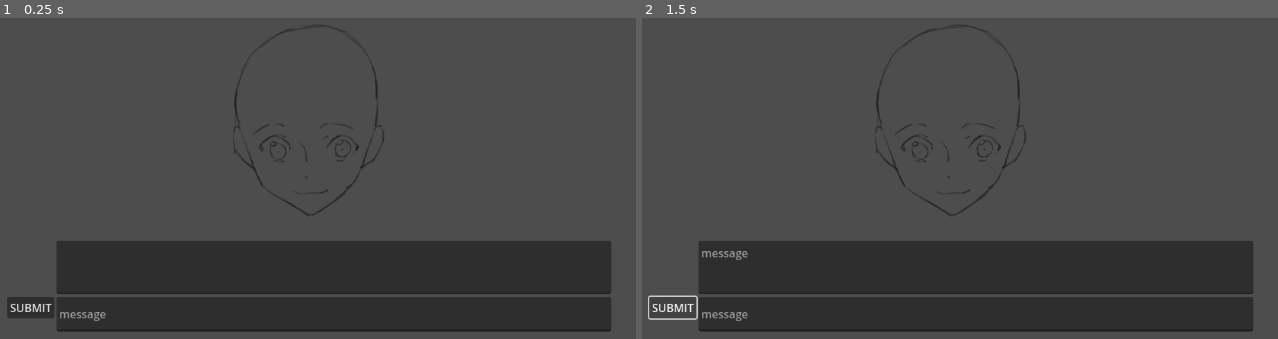
Above: before the commit, frames 1-2 (left to right).
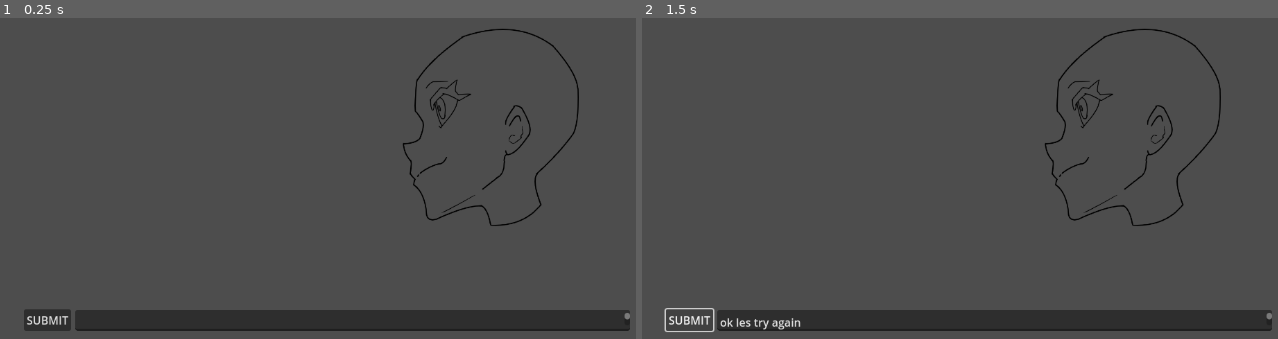
Above: after the commit, the same moments.

Repository: Dareo/AnameGenerator
Game: Godot game, scene res://GenTest.tscn
Same seed, same stepped clock (60 frames per second), same inputs: the game is played once before the commit and once after it. Before the commit the project starts from res://AnimTest.tscn.
Inputs:
- Up to frame 1 (0.25 s): no input
- Up to frame 2 (1.5 s): click "SUBMIT" at 0.5 s; click "SUBMIT" at 1.25 s

The runs differ from the first frame. In frame 1, 20% of the frame differs, in the area x 1-100%, y 2-98%; in frame 2, 20%.

Commit message:
fix talk text

Diff:
--- /dev/null
+++ b/GenTest.tscn
@@ -0,0 +1,176 @@
+[gd_scene load_steps=15 format=3 uid="uid://d3421a2kh1l41"]
+
+[ext_resource type="Texture2D" uid="uid://dugjaq52b075p" path="res://Steve_sStuff/LastSheet/H3.png" id="1_i17vo"]
+[ext_resource type="Texture2D" uid="uid://gax8krj23is3" path="res://Steve_sStuff/LastSheet/M2.png" id="2_slsjp"]
+[ext_resource type="Script" uid="uid://x3mptm3fotn" path="res://doMouthStuff.gd" id="3_bvp4q"]
+[ext_resource type="Texture2D" uid="uid://chaihffgba7fd" path="res://Steve_sStuff/LastSheet/E2.png" id="3_r1ndh"]
+[ext_resource type="Script" uid="uid://cmku5u73rxtcj" path="res://text_to_talk.gd" id="5_layk6"]
+[ext_resource type="Script" uid="uid://bj3jfmrsd2tvj" path="res://talkHud.gd" id="6_mgv6h"]
+
+[sub_resource type="Animation" id="Animation_slsjp"]
+length = 0.001
+tracks/0/type = "value"
+tracks/0/imported = false
+tracks/0/enabled = true
+tracks/0/path = NodePath(".:frame")
+tracks/0/interp = 1
+tracks/0/loop_wrap = true
+tracks/0/keys = {
+"times": PackedFloat32Array(0),
+"transitions": PackedFloat32Array(1),
+"update": 1,
+"values": [0]
+}
+
+[sub_resource type="Animation" id="Animation_i17vo"]
+resource_name = "TalkIdle"
+length = 0.1
+tracks/0/type = "value"
+tracks/0/imported = false
+tracks/0/enabled = true
+tracks/0/path = NodePath(".:frame")
+tracks/0/interp = 1
+tracks/0/loop_wrap = true
+tracks/0/keys = {
+"times": PackedFloat32Array(0.0333333),
+"transitions": PackedFloat32Array(1),
+"update": 1,
+"values": [0]
+}
+
+[sub_resource type="Animation" id="Animation_r1ndh"]
+resource_name = "Talking"
+length = 2.0635
+loop_mode = 1
+tracks/0/type = "value"
+tracks/0/imported = false
+tracks/0/enabled = true
+tracks/0/path = NodePath(".:frame")
+tracks/0/interp = 1
+tracks/0/loop_wrap = true
+tracks/0/keys = {
+"times": PackedFloat32Array(0.0333333, 0.166667, 0.366667, 0.666667, 1.06667, 1.36667, 1.73333),
+"transitions": PackedFloat32Array(1, 1, 1, 1, 1, 1, 1),
+"update": 1,
+"values": [2, 0, 1, 0, 1, 2, 0]
+}
+
+[sub_resource type="AnimationLibrary" id="AnimationLibrary_bvp4q"]
+_data = {
+&"RESET": SubResource("Animation_slsjp"),
+&"TalkIdle": SubResource("Animation_i17vo"),
+&"Talking": SubResource("Animation_r1ndh")
+}
+
+[sub_resource type="Animation" id="Animation_bvp4q"]
+resource_name = "EyeIdle"
+length = 0.2
+tracks/0/type = "value"
+tracks/0/imported = false
+tracks/0/enabled = true
+tracks/0/path = NodePath(".:frame")
+tracks/0/interp = 1
+tracks/0/loop_wrap = true
+tracks/0/keys = {
+"times": PackedFloat32Array(0),
+"transitions": PackedFloat32Array(1),
+"update": 1,
+"values": [1]
+}
+
+[sub_resource type="Animation" id="Animation_layk6"]
+length = 0.001
+tracks/0/type = "value"
+tracks/0/imported = false
+tracks/0/enabled = true
+tracks/0/path = NodePath(".:frame")
+tracks/0/interp = 1
+tracks/0/loop_wrap = true
+tracks/0/keys = {
+"times": PackedFloat32Array(0),
+"transitions": PackedFloat32Array(1),
+"update": 1,
+"values": [1]
+}
+
+[sub_resource type="Animation" id="Animation_mgv6h"]
+resource_name = "EyeBlink"
+length = 0.5
+loop_mode = 1
+tracks/0/type = "value"
+tracks/0/imported = false
+tracks/0/enabled = true
+tracks/0/path = NodePath(".:frame")
+tracks/0/interp = 1
+tracks/0/loop_wrap = true
+tracks/0/keys = {
+"times": PackedFloat32Array(0.0333333, 0.266667),
+"transitions": PackedFloat32Array(1, 1),
+"update": 1,
+"values": [0, 1]
+}
+
+[sub_resource type="AnimationLibrary" id="AnimationLibrary_e1s5l"]
+_data = {
+&"EyeBlink": SubResource("Animation_mgv6h"),
+&"EyeIdle": SubResource("Animation_bvp4q"),
+&"RESET": SubResource("Animation_layk6")
+}
+
+[node name="Node2D" type="Node2D"]
+
+[node name="Head" type="Sprite2D" parent="."]
+position = Vector2(281, 0)
+scale = Vector2(0.56, 0.56)
+texture = ExtResource("1_i17vo")
+
+[node name="Mouth" type="Sprite2D" parent="."]
+position = Vector2(281, 0)
+scale = Vector2(0.56, 0.56)
+texture = ExtResource("2_slsjp")
+hframes = 3
+script = ExtResource("3_bvp4q")
+
+[node name="MouthAnimator2" type="AnimationPlayer" parent="Mouth"]
+libraries = {
+&"": SubResource("AnimationLibrary_bvp4q")
+}
+speed_scale = 1.559
+
+[node name="Eye" type="Sprite2D" parent="."]
+position = Vector2(281, 0)
+scale = Vector2(0.56, 0.56)
+texture = ExtResource("3_r1ndh")
+hframes = 2
+frame = 1
+
+[node name="EyeAnimator" type="AnimationPlayer" parent="Eye"]
+libraries = {
+&"": SubResource("AnimationLibrary_e1s5l")
+}
+
+[node name="TextToTalk" type="Node2D" parent="."]
+script = ExtResource("5_layk6")
+
+[node name="HTTPRequestElevenLabs" type="HTTPRequest" parent="TextToTalk"]
+
+[node name="Node2D" type="Node2D" parent="."]
+script = ExtResource("6_mgv6h")
+
+[node name="Button" type="Button" parent="Node2D"]
+offset_left = -406.0
+offset_top = 261.0
+offset_right = -338.0
+offset_bottom = 292.0
+text = "SUBMIT"
+
+[node name="TextEdit" type="TextEdit" parent="Node2D"]
+offset_left = -332.0
+offset_top = 262.0
+offset_right = 468.0
+offset_bottom = 292.0
+
+[node name="Camera2D" type="Camera2D" parent="."]
+
+[connection signal="pressed" from="Node2D/Button" to="Node2D" method="_on_button_pressed"]
+[connection signal="text_changed" from="Node2D/TextEdit" to="Node2D" method="_on_text_edit_text_changed"]
--- /dev/null
+++ b/doMouthStuff.gd
@@ -0,0 +1,16 @@
+extends Sprite2D
+
+@onready var mouth_animator_2: AnimationPlayer = $MouthAnimator2
+@onready var eye: Sprite2D = $"../Eye"
+
+
+
+
+func _ready():
+	mouth_animator_2.play("TalkIdle")
+
+func doTalking(msg: String,delay: float, time: float) -> void:
+	await get_tree().create_timer(delay ).timeout
+	mouth_animator_2.play("Talking")
+	await get_tree().create_timer(time).timeout
+	mouth_animator_2.play("TalkIdle")
--- a/project.godot
+++ b/project.godot
@@ -11,6 +11,6 @@
 [application]
 
 config/name="AnameGenerator"
-run/main_scene="uid://b1vg81nueltj8"
+run/main_scene="uid://d3421a2kh1l41"
 config/features=PackedStringArray("4.4", "Forward Plus")
 config/icon="res://icon.svg"
--- /dev/null
+++ b/talkHud.gd
@@ -0,0 +1,64 @@
+extends Node2D
+
+
+@onready var mouth: Sprite2D = $"../Mouth"
+
+
+
+@onready var button: Button = $Button
+@onready var text_edit: TextEdit = $TextEdit
+@onready var text_to_talk: Node2D = $"../TextToTalk"
+
+
+# [Time][1234] for text information the indication of time and amount
+var msg: String
+var msgTime: float
+var result
+var cleaned_msg
+var time
+
+func _ready():
+	button.pressed.connect(_on_button_pressed)
+	msg = "ok les try again"
+
+
+func _on_button_pressed() -> void:
+	text_edit.text = msg
+	$"../TextToTalk".text_to_speech(msg)
+	$"../Mouth".doTalking(msg,$"../TextToTalk".totalDelay, $"../TextToTalk".talkTime)  # Pass a duration (e.g., 2 seconds)
+
+
+
+
+
+
+func _on_line_edit_text_submitted(new_text: String) -> void:
+	# msg = msg + "[Time]" + "[" + str(node_2d.talkTime) +"]"
+	#result = parse_message(msg )
+	#cleaned_msg = result[0]
+	#time = result[1]
+	#text_edit.text = cleaned_msg
+	#mouth.doTalking(cleaned_msg, time)  # Pass a duration (e.g., 2 seconds)
+	text_edit.text = msg
+	$"../TextToTalk".text_to_speech(msg)
+	$"../Mouth".doTalking(msg,$"../TextToTalk".totalDelay, $"../TextToTalk".talkTime)  # Pass
+
+
+
+func parse_message(msg: String) -> Array:
+	var pattern = r"\[Time\]\[(\d+(\.\d+)?)\]"
+	var regex = RegEx.new()
+	regex.compile(pattern)
+
+	var result = regex.search(msg)
+
+	if result:
+		var time_value = float(result.get_string(1))  # Just the number
+		var clean_msg = msg.replace(result.get_string(0), "").strip_edges()
+		return [clean_msg, time_value]
+	else:
+		return [msg, null]
+
+
+func _on_text_edit_text_changed(new_text: String) -> void:
+		msg = new_text
--- /dev/null
+++ b/text_to_talk.gd
@@ -0,0 +1,79 @@
+extends Node2D
+@onready var http_request := $HTTPRequestElevenLabs
+var api_key = "sk_e2cb7b90f307c6afb038220d9ce027f7ef2ac34a48386acf"
+var voice_id = "8PfKHL4nZToWC3pbz9U9"
+#"8PfKHL4nZToWC3pbz9U9"
+#"EXAVITQu4vr4xnSDxMaL"
+#https://elevenlabs.io/app/voice-library?voiceId=RBnMinrYKeccY3vaUxlZ
+# Time metrics
+var talkTime = 0.0  # Estimated duration of the spoken audio
+var responseDelay = 0.0  # Time from request sent → response received
+var playbackStartDelay = 0.0  # Time from response received → audio actually starts
+var totalDelay = 0.0  # Total time from request → audio starts
+
+# Internal timestamp
+var _requestStartTime = 0.0
+var _responseTime = 0.0
+
+func _ready():
+	http_request.connect("request_completed", Callable(self, "_on_HTTPRequestElevenLabs_request_completed"))
+	text_to_speech("Hello from Godot!")
+
+func text_to_speech(text: String):
+	_requestStartTime = Time.get_ticks_msec() / 1000.0  # Record start time in seconds
+
+	var url = "https://api.elevenlabs.io/v1/text-to-speech/%s" % voice_id
+	var headers = [
+		"Content-Type: application/json",
+		"xi-api-key: %s" % api_key
+	]
+	var body = {
+		"text": text,
+		"model_id": "eleven_monolingual_v1",
+		"voice_settings": {
+			"stability": 0.5,
+			"similarity_boost": 0.75
+		}
+	}
+	var json_body = JSON.stringify(body)
+	var err = http_request.request(url, headers, HTTPClient.METHOD_POST, json_body)
+	if err != OK:
+		print("Request error: ", err)
+
+func _on_HTTPRequestElevenLabs_request_completed(result, response_code, headers, body):
+	_responseTime = Time.get_ticks_msec() / 1000.0
+	responseDelay = _responseTime - _requestStartTime
+
+	if response_code != 200:
+		print("Request failed with code: ", response_code)
+		return
+
+	# Estimate talk time from MP3 byte size
+	var mp3_byte_size = body.size()
+	var bitrate_bps = 128000  # Assuming 128 kbps
+	talkTime = float(mp3_byte_size * 8) / bitrate_bps
+
+	# Set up and prepare audio player
+	var audio_stream = AudioStreamMP3.new()
+	audio_stream.data = body
+
+	var player = AudioStreamPlayer.new()
+	add_child(player)
+	player.stream = audio_stream
+
+	# Wait one frame to ensure it's ready before measuring playback delay
+	await get_tree().process_frame
+
+	var playbackStartTime = Time.get_ticks_msec() / 1000.0
+	playbackStartDelay = playbackStartTime - _responseTime
+	totalDelay = playbackStartTime - _requestStartTime
+
+	player.play()
+
+	# Output all the timing info
+	print("----------------------------")
+	print("Talk time: ", "%.2f" % talkTime, " sec")
+	print("Response delay: ", "%.2f" % responseDelay, " sec")
+	print("Playback start delay: ", "%.2f" % playbackStartDelay, " sec")
+	print("Total delay (request → play): ", "%.2f" % totalDelay, " sec")
+	print("----------------------------")
Binary file added: Steve_sStuff/LastSheet/E2.png
Not shown, added: Steve_sStuff/LastSheet/E2.png.import
Binary file added: Steve_sStuff/LastSheet/H3.png
Not shown, added: Steve_sStuff/LastSheet/H3.png.import
Binary file added: Steve_sStuff/LastSheet/M2.png
Not shown, added: Steve_sStuff/LastSheet/M2.png.import
Not shown, added: doMouthStuff.gd.uid
Not shown, added: talkHud.gd.uid
Not shown, added: text_to_talk.gd.uid
